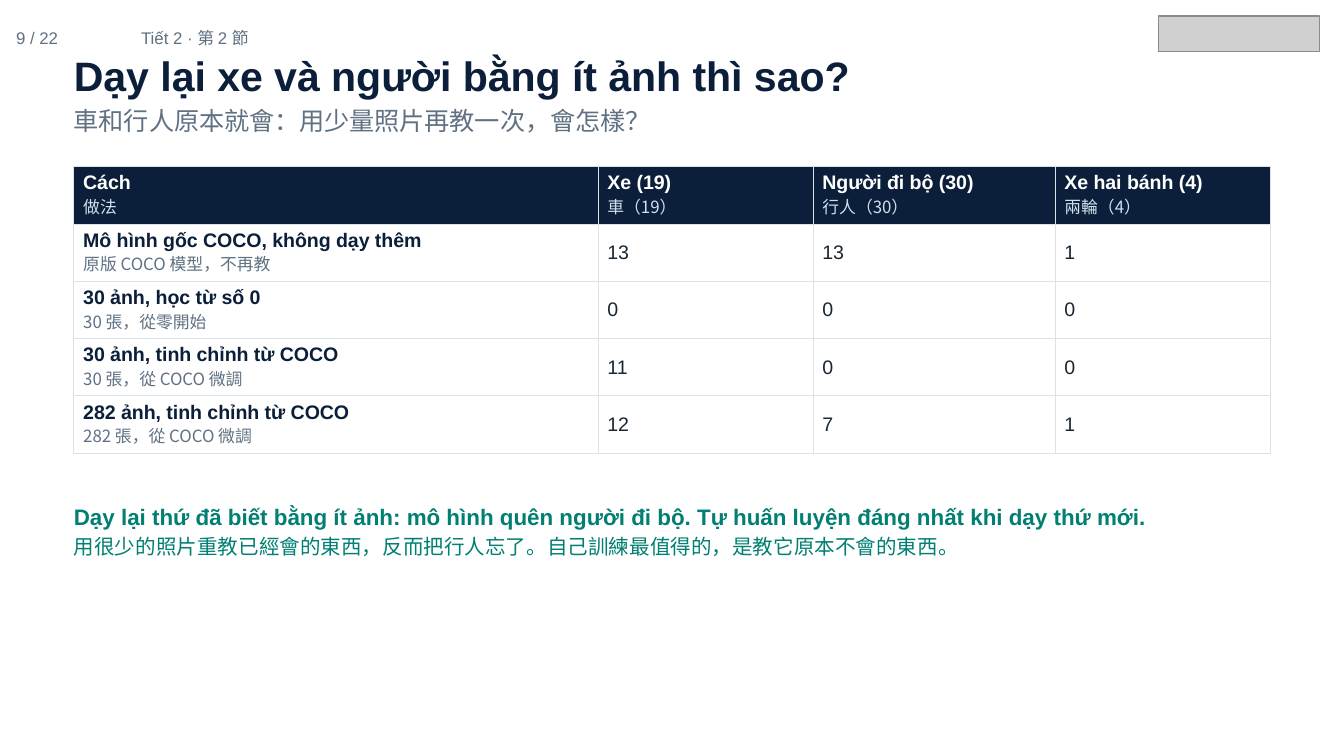
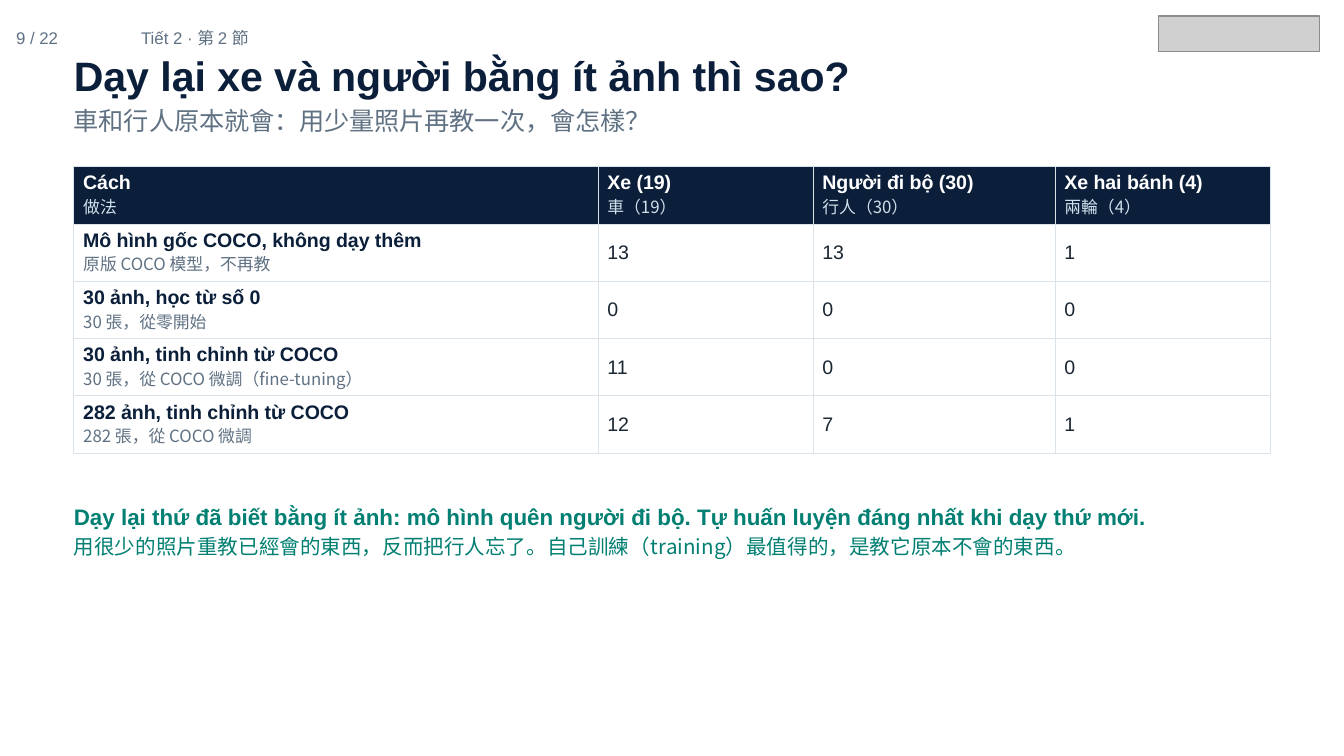
Before and after one commit to ch-neural/MITUST-Principles-of-Self-Driving-Cars, a slide deck: slide 9 of 第十週(11-12)/第十週_第2節_簡報.pptx. Drawn at 1344x756 pixels with LibreOffice and Linux fonts; fonts in the diff are those of the drawing; grey boxes stand for pictures. Boxes give left, top, right and bottom in pixels: in the first picture for what was removed or moved away, otherwise in the second. Text is boxed around its words. In the diff, an @@ line names an element or a change of style, - is before the commit and + after.

```diff
--- a/第十週(11-12)/第十週_第2節_簡報.pptx
+++ b/第十週(11-12)/第十週_第2節_簡報.pptx
@@ table at (74,167,1270,448) @@
-row 4, column 1: 30 ảnh, tinh chỉnh từ COCO / 30 張，從 COCO 微調
+row 4, column 1: 30 ảnh, tinh chỉnh từ COCO / 30 張，從 COCO 微調（fine-tuning）
@@ text at (74,536,1076,559): text changed @@
-用很少的照片重教已經會的東西，反而把行人忘了。自己訓練最值得的，是教它原本不會的東西。
+用很少的照片重教已經會的東西，反而把行人忘了。自己訓練（training）最值得的，是教它原本不會的東西。
```
Also in this commit, not shown: 18 other slides changed, 5 other files.
